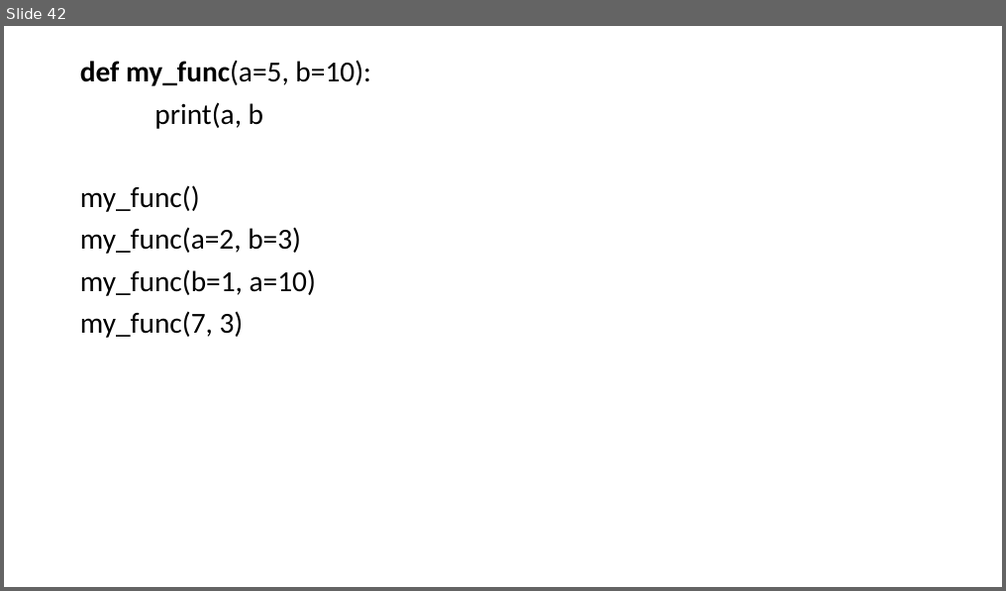
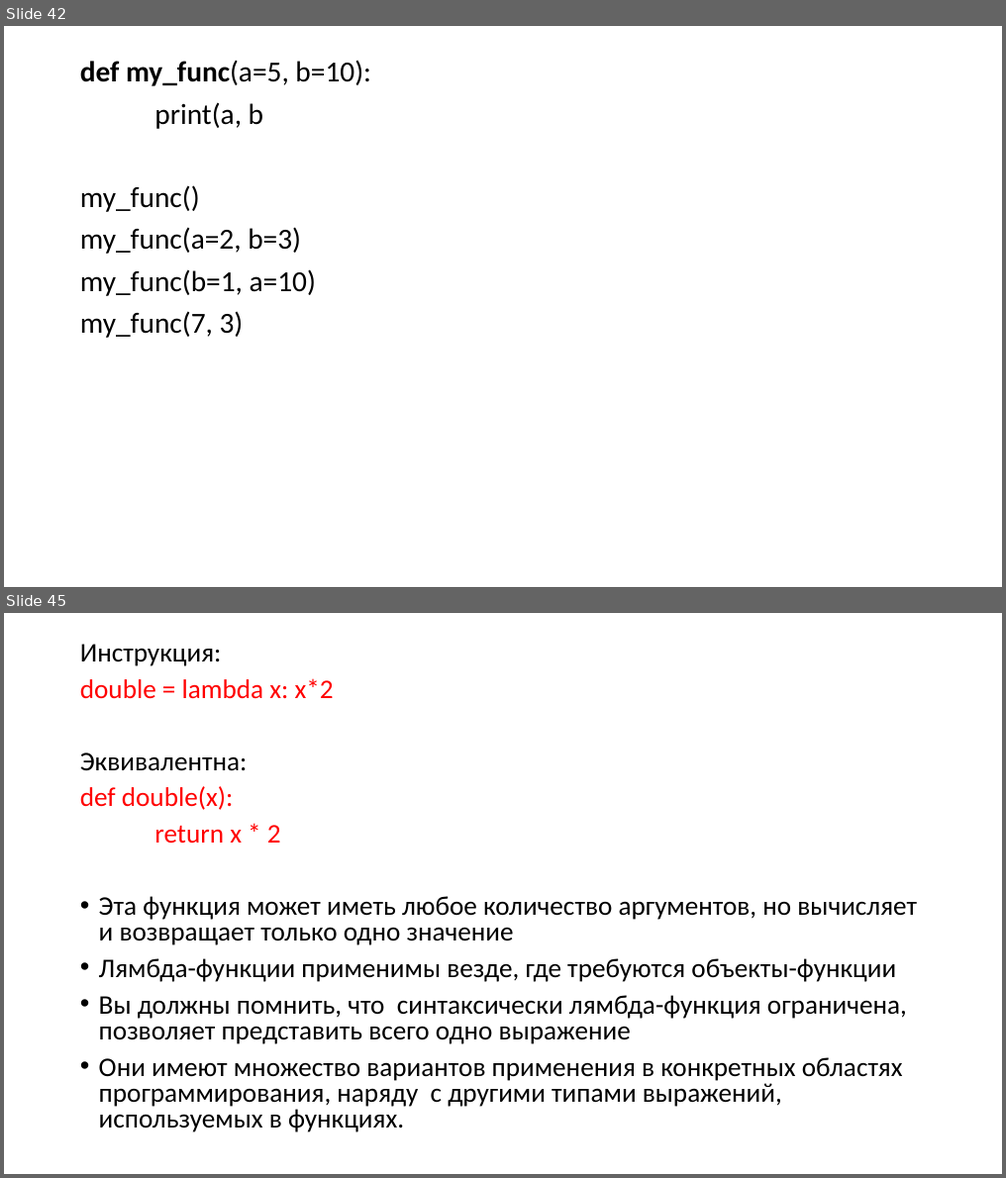
Before and after one commit to xDes-by/test, a slide deck: Презентация5.pptx. Shown one above the other, each under a label of ours: slide 42 before the commit, slides 42 and 45 after it; the slides between them are not shown. The pictures are 1006x591 and 1006x1178 pixels, drawn with LibreOffice and Linux fonts; fonts in the diff are those of the drawing. Boxes give left, top, right and bottom in pixels: in the first picture for what was removed or moved away, otherwise in the second. Text is boxed around its words. In the diff, an @@ line names an element or a change of style, - is before the commit and + after.

```diff
--- a/Презентация5.pptx
+++ b/Презентация5.pptx
@@ slide 45 added at [4,613,1002,1174], background #FFFFFF @@
@@ text added at [80,644,917,1133], 25.9 pt, text #000000 @@
+Инструкция:
+double = lambda x: x*2
+Эквивалентна:
+def double(x):
+return x * 2
+• Эта функция может иметь любое количество аргументов, но вычисляет и возвращает только одно значение
+• Лямбда-функции применимы везде, где требуются объекты-функции
+• Вы должны помнить, что синтаксически лямбда-функция ограничена, позволяет представить всего одно выражение
+• Они имеют множество вариантов применения в конкретных областях программирования, наряду с другими типами выражений, используемых в функциях.
```
Also in this commit, not shown: 13 other slides added, 1 other file.
